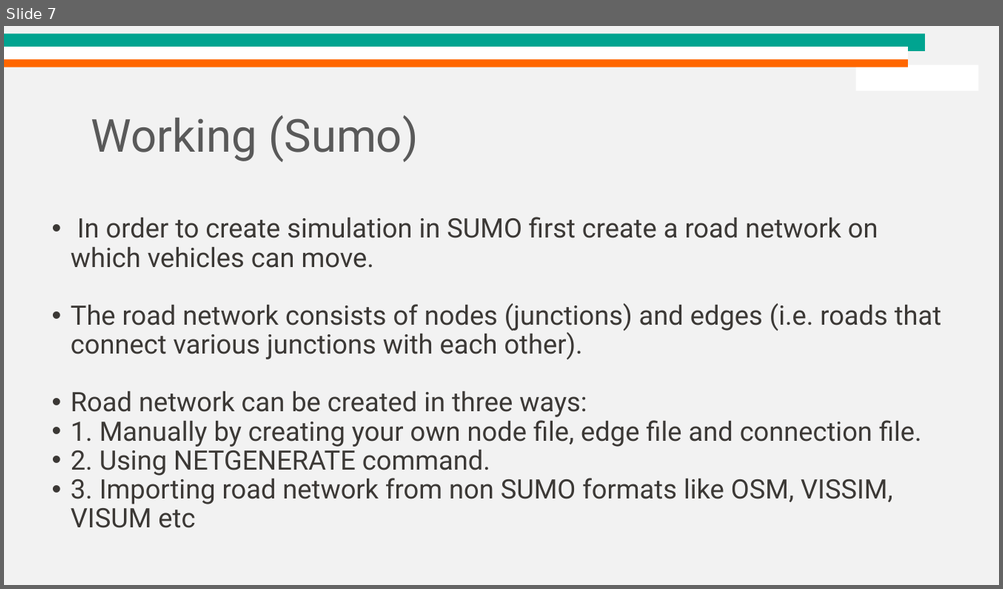
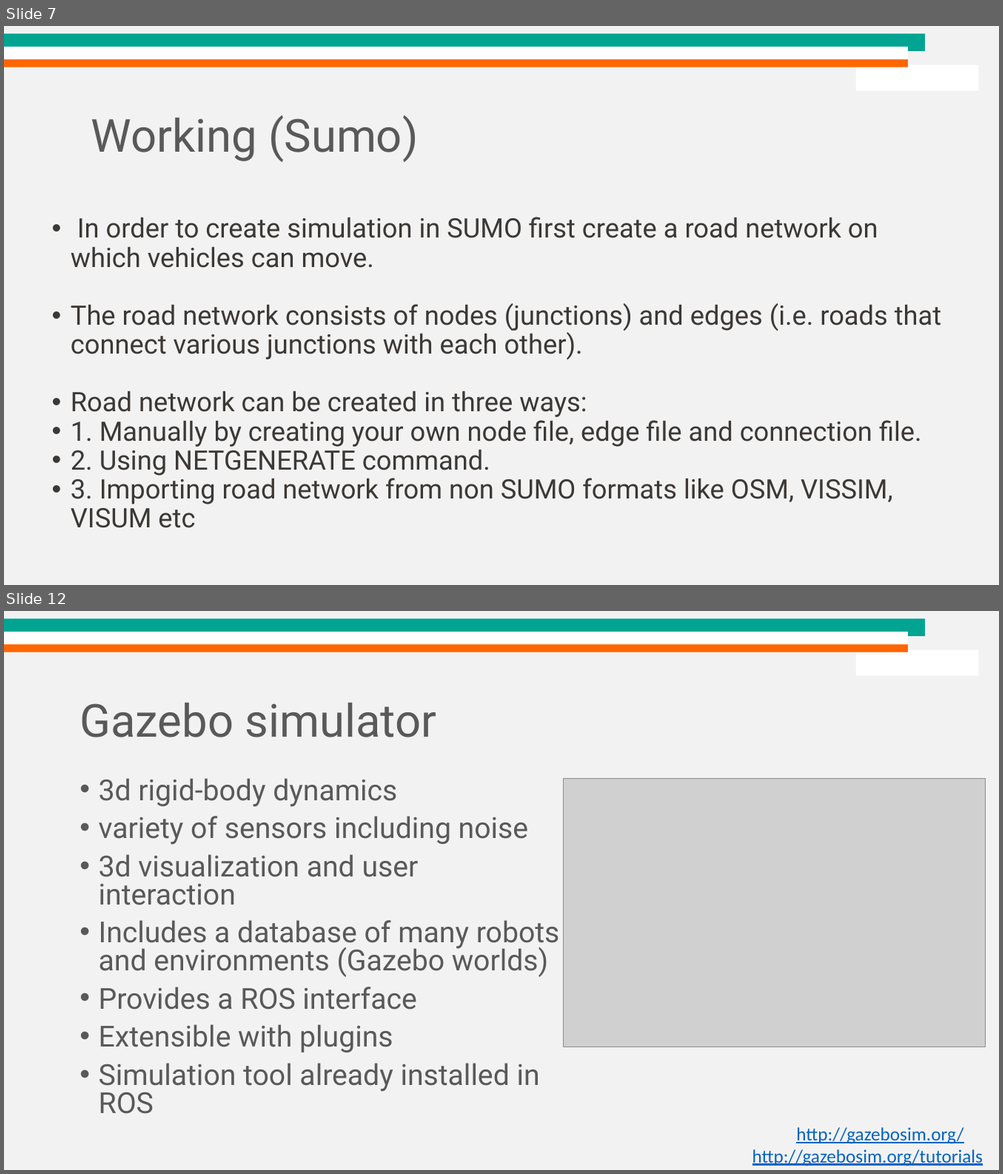
Before and after one commit to dream-lab/acm-school-iot-2021, a slide deck: Physical_Simulators/IoT Simulators.pptx. Shown one above the other, each under a label of ours: slide 7 before the commit, slides 7 and 12 after it; the slides between them are not shown. The pictures are 1003x589 and 1003x1174 pixels, drawn with LibreOffice and Linux fonts; fonts in the diff are those of the drawing; grey boxes stand for pictures; background and template pictures are left out. Boxes give left, top, right and bottom in pixels: in the first picture for what was removed or moved away, otherwise in the second. Text is boxed around its words. In the diff, an @@ line names an element or a change of style, - is before the commit and + after.

Commit message:
adding slides for gazebo

```diff
--- a/Physical_Simulators/IoT Simulators.pptx
+++ b/Physical_Simulators/IoT Simulators.pptx
@@ slide 12 added at (4,611,999,1170), background #F2F2F2; not listed: 4 template elements that a slide beside it also shows @@
@@ title added at (79,703,436,738), 44 pt, text #595959 @@
+Gazebo simulator
@@ text added at (99,778,560,1114), 28 pt, text #595959 @@
+• 3d rigid-body dynamics
+• variety of sensors including noise
+• 3d visualization and user interaction
+• Includes a database of many robots and environments (Gazebo worlds)
+• Provides a ROS interface
+• Extensible with plugins
+• Simulation tool already installed in ROS
@@ picture added at (563,779,986,1048) @@
@@ text added at (796,1128,963,1145), 18 pt, text #0563C1, underline @@
+http://gazebosim.org/
@@ text added at (752,1150,982,1167), 18 pt, text #0563C1, underline @@
+http://gazebosim.org/tutorials
```
Also in this commit, not shown: 4 slides changed, 2 other slides added, 3 slides removed, 1 other file.
